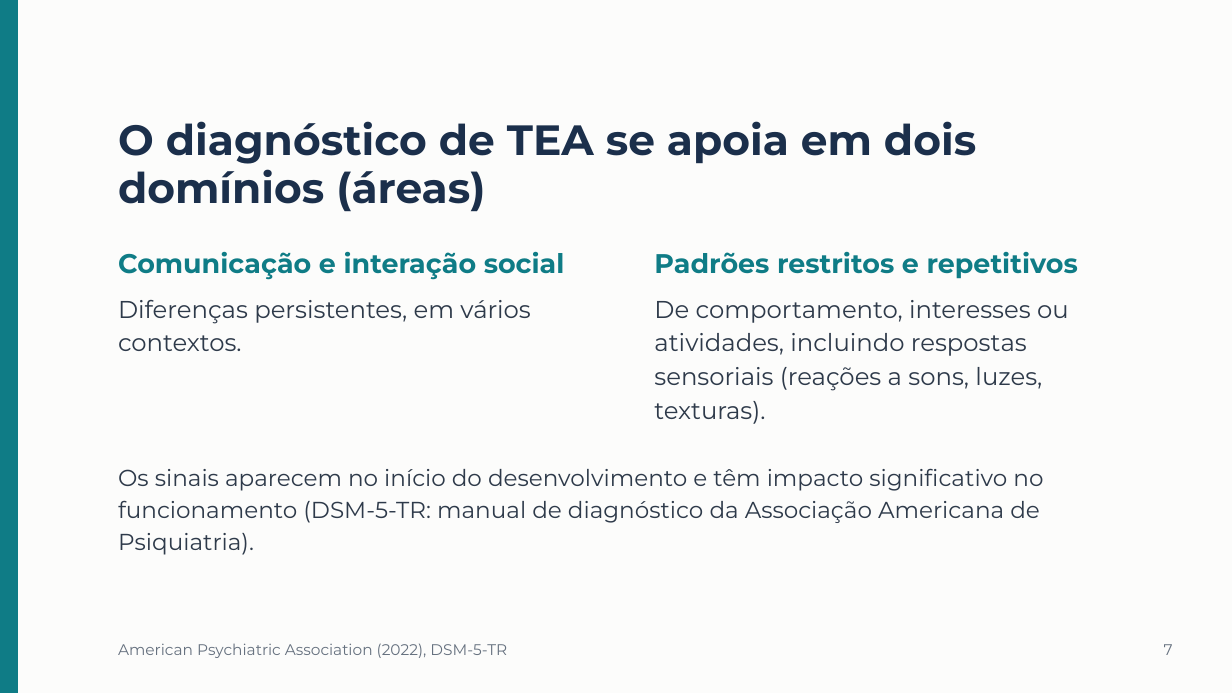
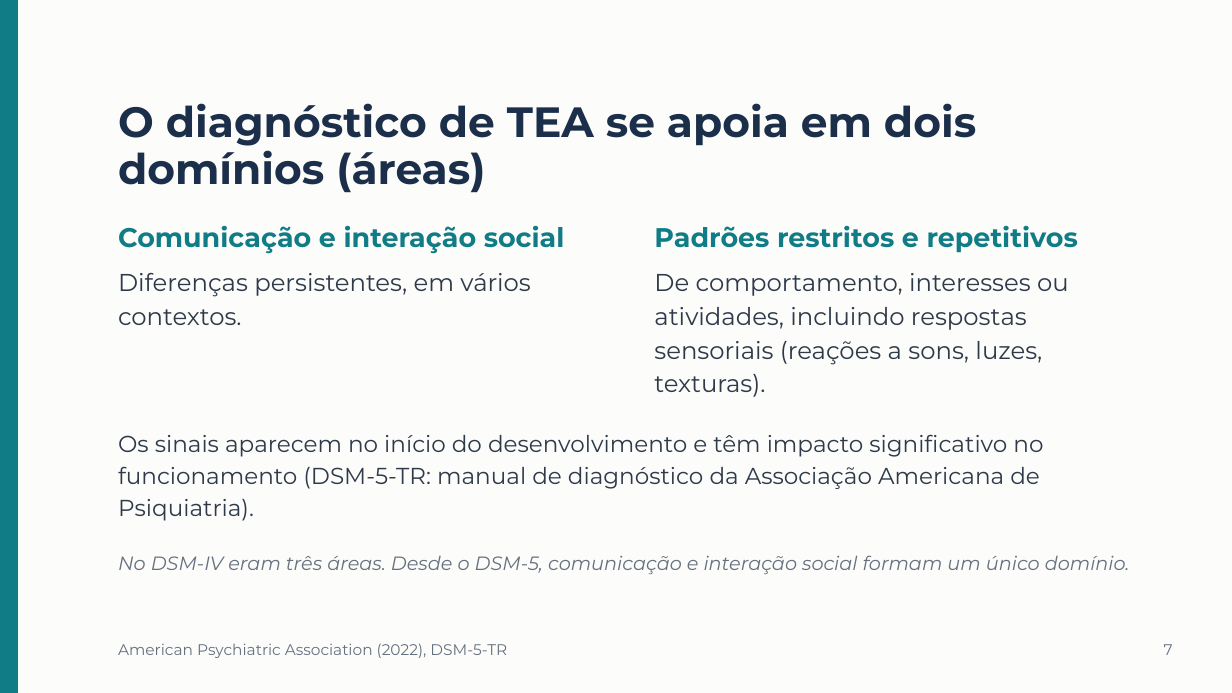
Before and after one commit to betinabinatti/CORE_WORKSHOP_ABA_TEA.md, a slide deck: slide 7 of workshop-aba-tea-lacc/apresentacao/Apresentacao_Workshop_ABA_TEA.pptx. Drawn at 1232x693 pixels with LibreOffice and Linux fonts; fonts in the diff are those of the drawing. Boxes give left, top, right and bottom in pixels: in the first picture for what was removed or moved away, otherwise in the second. Text is boxed around its words. In the diff, an @@ line names an element or a change of style, - is before the commit and + after.

```diff
--- a/workshop-aba-tea-lacc/apresentacao/Apresentacao_Workshop_ABA_TEA.pptx
+++ b/workshop-aba-tea-lacc/apresentacao/Apresentacao_Workshop_ABA_TEA.pptx
@@ text "O diagnóstico de TEA se ...": place and size @@
-text "O diagnóstico de TEA se ..." at [118, 121, 976, 212]
+text "O diagnóstico de TEA se ..." at [118, 103, 976, 193]
@@ 4 texts: place and size @@
-4 texts at [118, 251, 1078, 424]
+4 texts at [118, 225, 1078, 397]
@@ text "Os sinais aparecem no início ...": place and size @@
-text "Os sinais aparecem no início ..." at [118, 468, 1043, 555]
+text "Os sinais aparecem no início ..." at [118, 434, 1043, 521]
@@ text added at [118, 555, 1130, 574], 15 pt, text #66717F, italic @@
+No DSM-IV eram três áreas. Desde o DSM-5, comunicação e interação social formam um único domínio.
```
Also in this commit, not shown: 1 other slide changed, 7 other files.
